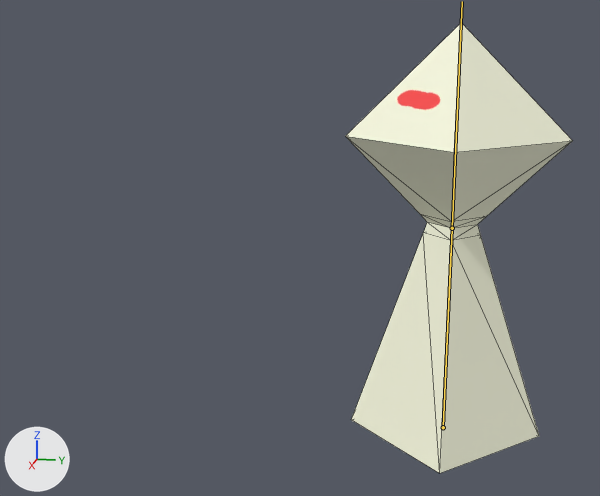
Before and after pictures for a commit that changed the glTF model project/Resources/Game/Models/Player.gltf.
Both versions are drawn from a 50 mm lens placed at (4.19, 0.05, 2.01), pointed at (-0.02, -0.79, 0.95). Lighting does not change. The marker at lower left points along +X, +Y and +Z. The bones that bend it are drawn over the model as lines. Mesh edges are drawn as thin lines.

Names of what the first picture shows: 'Player'.
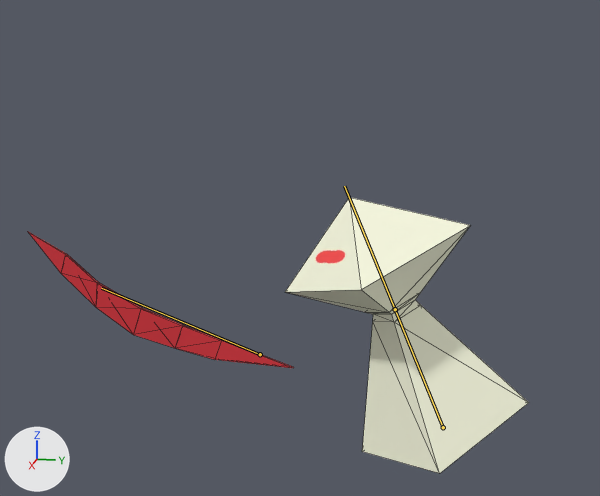
The newer file adds an action. The first version stands in its rest pose; the second is drawn at frame 4 of the action 'SkyEnd'.

The edits, one by one:
Bone 'Body' (bone_body) turns from (0, 0, 0) to (23, 0, 0) degrees about its own x, y and z.
Bone 'Body' (bone_body) is rescaled from (1.0, 1.0, 1.0) to (1.0, 0.64, 0.95).
Bone 'WeponBone' (bone_weponbone) moves from (0.0, 0.0, 0.0) to (0.094, 0.378, 0.984).
Bone 'WeponBone' (bone_weponbone) turns from (0, 0, 0) to (70, 0, 0) degrees about its own x, y and z.
Bone 'WeponBone' (bone_weponbone) is rescaled from (1.0, 1.0, 1.0) to (0.95, 0.95, 0.95).

Location of each change, [x1, y1, x2, y2] in pixels of the pictures (600 x 496 px):
'Player', posed (8% wider, 39% shorter)
    before: [346, 23, 572, 473]
    after: [285, 197, 529, 473]
'Wepon', posed (not visible before)
    after: [28, 232, 294, 368]
bone 'Body', root to tip
    before: (443, 427) to (452, 228)
    after: (443, 427) to (395, 309)
bone 'WeponBone', root to tip
    before: (443, 427) to (451, 247)
    after: (260, 354) to (101, 288)
